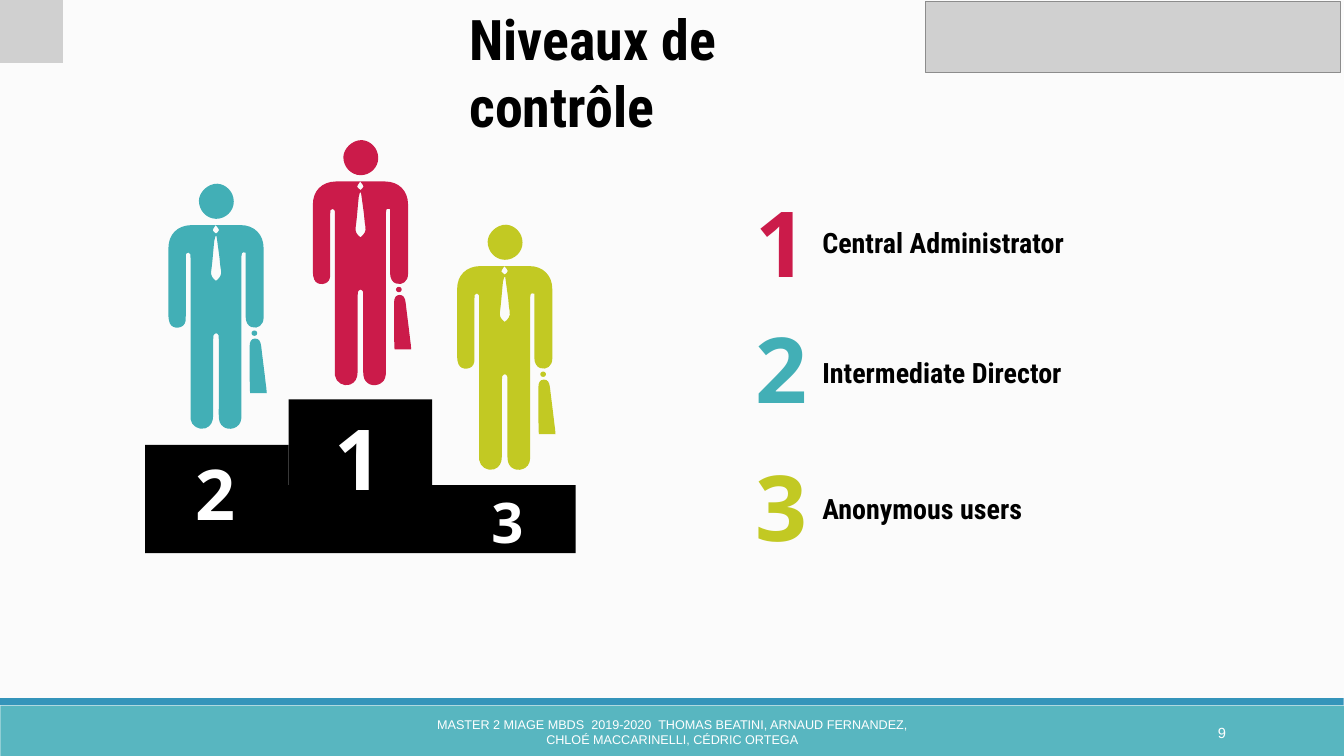
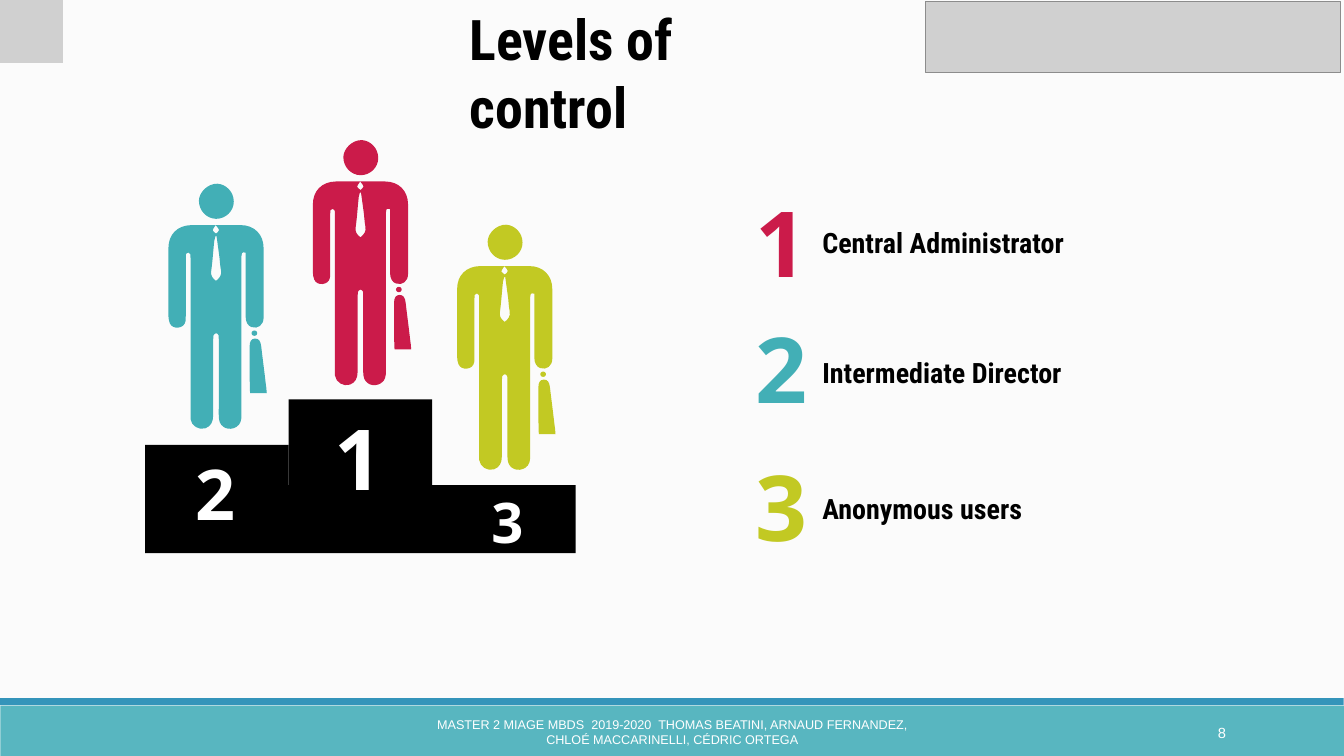
Before and after one commit to ChloeMaccarinelli/digitalGourde, a slide deck: slide 8 of doc/Presentation _digitalGourdeAnglais.pptx (slide 9 before the commit). Drawn at 1344x756 pixels with LibreOffice and Linux fonts; fonts in the diff are those of the drawing; grey boxes stand for pictures. Boxes give left, top, right and bottom in pixels: in the first picture for what was removed or moved away, otherwise in the second. Text is boxed around its words. In the diff, an @@ line names an element or a change of style, - is before the commit and + after.

```diff
--- a/doc/Presentation _digitalGourdeAnglais.pptx
+++ b/doc/Presentation _digitalGourdeAnglais.pptx
@@ text at [469, 17, 673, 129]: text changed @@
-Niveaux de contrôle
+Levels of control
```
Also in this commit, not shown: 4 other slides changed, 15 slides removed, 4 other files.
